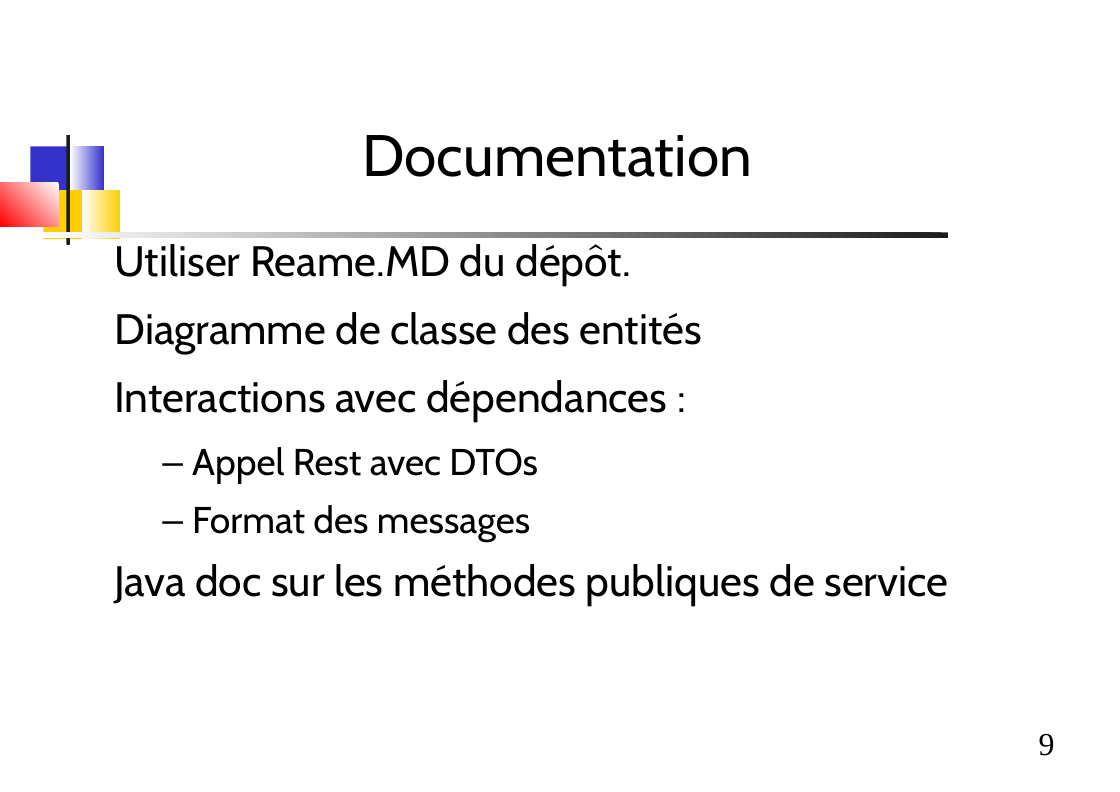
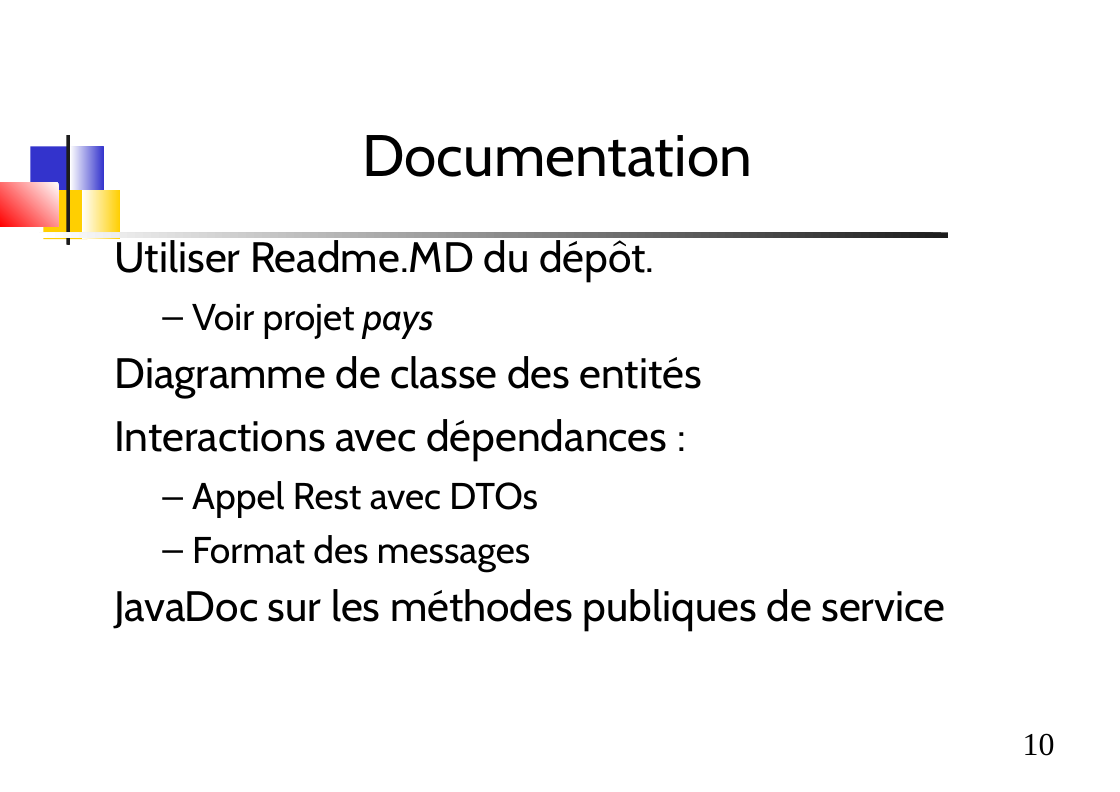
Before and after one commit to dthibau/bceao-cursus, a slide deck: slide 10 of 5_poc2/Increment2.odp (slide 9 before the commit). Drawn at 1120x792 pixels with LibreOffice and Linux fonts; fonts in the diff are those of the drawing. Boxes give left, top, right and bottom in pixels: in the first picture for what was removed or moved away, otherwise in the second. Text is boxed around its words. In the diff, an @@ line names an element or a change of style, - is before the commit and + after.

```diff
--- a/5_poc2/Increment2.odp
+++ b/5_poc2/Increment2.odp
@@ text at (114,236,654,339): text changed @@
-Utiliser Reame.MD du dépôt.
+Utiliser Readme.MD du dépôt.
+  – Voir projet pays
@@ text at (114,356,702,572): line spacing 0.96 to 0.86 @@
@@ text at (114,589,945,631): text changed @@
-Java doc sur les méthodes publiques de service
+JavaDoc sur les méthodes publiques de service
@@ page number at (1023,733,1055,756): text changed @@
-9
+10
```
Also in this commit, not shown: 3 other slides changed, 2 slides added, 1 other file.
